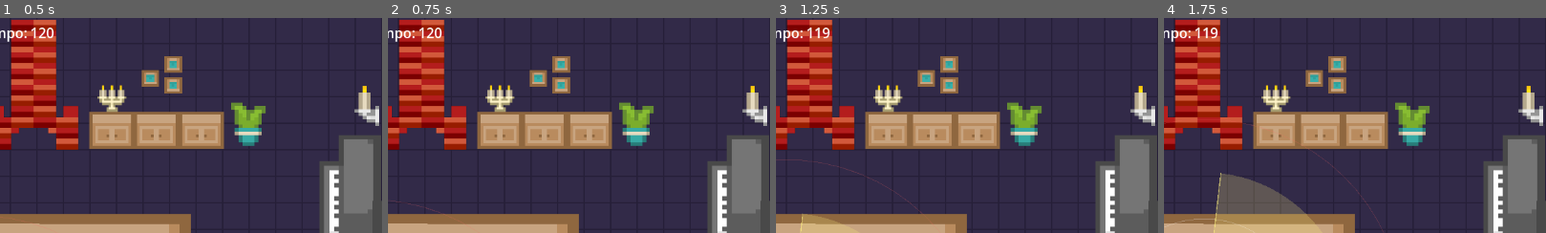
Above: before the commit, frames 1-4 (left to right).
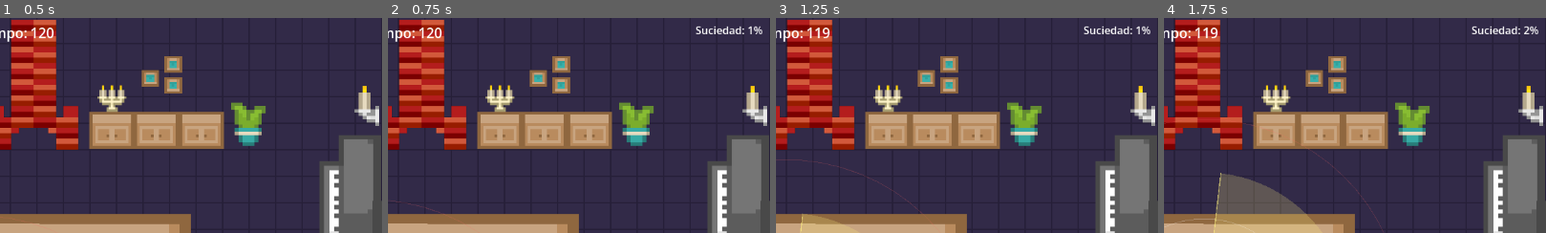
Above: after the commit, the same moments.

Repository: UNKMage/Sloppy-Spectre
Game: Godot game, scene res://nivel_1.tscn
The game is run twice, just before and just after one commit, with the same random seed, the same clock (stepped at 60 frames per second) and the same inputs. This scene is started directly instead of the project's main scene.
Inputs:
- Up to frame 1 (0.5 s): no input
- Up to frame 2 (0.75 s): hold D (right) from 0.53 s (still down); hold Space (ensuciar) from 0.53 s (still down)
- Up to frame 3 (1.25 s): keep holding D (right); keep holding Space (ensuciar)
- Up to frame 4 (1.75 s): release D (right) at 1.28 s; release Space (ensuciar) at 1.28 s; hold S (down) from 1.28 s (still down); tap Space (ensuciar) at 1.35 s
The pictures show only the part of the screen within x 47-97%, y 0-50%; the shares and areas given below are measured in that part.

Frame 1 is identical in both runs. In frame 2, 0.4% of the frame differs, in the area x 80-98%, y 3-8%; in frame 3, 0.4%; in frame 4, 0.4%.

Commit message:
feat: calculo de suciedad global en HUD para KIBO-17 y sala completa

Diff:
--- a/hud.gd
+++ b/hud.gd
@@ -1,21 +1,21 @@
 extends CanvasLayer
-# Asegúrate de que la ruta "$ProgressBar" coincida con tu nodo barra de progreso
+
 @onready var barra_pintura: ProgressBar = $ProgressBar
 @onready var label_tiempo: Label = $Label2
 @onready var label_game_over: Label = $LabelGameOver
+@onready var label_suciedad: Label = get_node_or_null("LabelSuciedad")
 
-# Tiempo total de la partida en segundos (ajústalo a lo que necesites)
 var tiempo_restante: float = 120.0
 var cronometro_activo: bool = true
 
+
 func _ready() -> void:
-	# Inicializamos el texto del cronómetro al arrancar
 	actualizar_etiqueta_tiempo()
+
 
 func _process(delta: float) -> void:
 	if not cronometro_activo:
 		return
-	# Restamos el tiempo transcurrido en este frame
 	tiempo_restante -= delta
 	if tiempo_restante <= 0.0:
 		tiempo_restante = 0.0
@@ -23,23 +23,32 @@
 		terminar_partida()
 	actualizar_etiqueta_tiempo()
 
+
 func actualizar_etiqueta_tiempo() -> void:
-	# Convertimos los segundos a formato de enteros para que se vea limpio (ej. 59, 58...)
-	# O si prefieres mostrar decimales, puedes usar: "%.1f" % tiempo_restante
 	var segundos_enteros = int(ceil(tiempo_restante))
 	label_tiempo.text = "Tiempo: " + str(segundos_enteros)
 
+
 func terminar_partida() -> void:
-	# 1. Hacemos visible el Label de Game Over
 	if label_game_over:
 		label_game_over.visible = true
-
-	# 2. Pausamos el juego por completo
 	get_tree().paused = true
 
-# Esta función será llamada cuando el personaje emita la señal
+
 func actualizar_barra_progreso(cantidad: int) -> void:
 	barra_pintura.value = float(cantidad)
 
+
 func _on_ghost_pinturas_actualizadas(cantidad_restante: int) -> void:
 	$ProgressBar.value = float(cantidad_restante)
+
+
+## Función para KIBO-17: muestra el porcentaje en enteros sin decimales
+func actualizar_porcentaje_suciedad(porcentaje: float, _actuales: int, _totales: int) -> void:
+	if label_suciedad:
+		label_suciedad.text = "Suciedad: %d%%" % int(porcentaje)
+
+
+## Si conectaste la señal con el nombre automático por defecto, redirige a la misma función
+func _on_suelo_suciedad_actualizada(porcentaje: float, celdas_sucias: int, total_celdas: int) -> void:
+	actualizar_porcentaje_suciedad(porcentaje, celdas_sucias, total_celdas)
--- a/hud.tscn
+++ b/hud.tscn
@@ -33,3 +33,9 @@
 offset_bottom = 361.0
 theme_override_font_sizes/font_size = 60
 text = "Game Over"
+
+[node name="LabelSuciedad" type="Label" parent="." unique_id=92646070]
+offset_left = 1008.0
+offset_top = 8.0
+offset_right = 1048.0
+offset_bottom = 31.0
--- a/nivel_1.tscn
+++ b/nivel_1.tscn
@@ -228,6 +228,7 @@
 
 [node name="HUD" parent="." unique_id=537810001 instance=ExtResource("4_320mp")]
 
+[connection signal="suciedad_actualizada" from="Suelo" to="HUD" method="actualizar_porcentaje_suciedad"]
 [connection signal="pinturas_actualizadas" from="ghost" to="HUD" method="_on_ghost_pinturas_actualizadas"]
 
 [editable path="Suelo"]
--- a/suelo_manager.gd
+++ b/suelo_manager.gd
@@ -1,66 +1,67 @@
 class_name SueloManager
 extends Node2D
-## SCRUM-04: pintado de celdas del TileMap con ectoplasma verde en tiempo real.
-## - CapaSuelo (TileMapLayer): suelo base limpio. Solo se lee.
-## - CapaEctoplasma (TileMapLayer): manchas. Aquí se pinta.
-## Las celdas son de 40 px, igual que TAMANO_CELDA de mancha.gd.
 
-## Se emite cuando una celda NUEVA se tiñe de ectoplasma.
+## Se emite cuando cambia la suciedad global de la habitación (para KIBO-17 y KIBO-18)
+signal suciedad_actualizada(porcentaje: float, celdas_sucias: int, total_celdas: int)
+
 signal celda_pintada(posicion_mapa: Vector2i, total_celdas_sucias: int)
-## Se emite cuando una celda se limpia.
 signal celda_limpiada(posicion_mapa: Vector2i, total_celdas_sucias: int)
 
-## ID de la fuente (atlas) en suelo_tileset.tres.
 @export var source_id: int = 0
-## Coordenadas del tile de suelo limpio dentro del atlas.
 @export var atlas_suelo: Vector2i = Vector2i(0, 0)
-## Coordenadas del tile de ectoplasma verde dentro del atlas.
 @export var atlas_ectoplasma: Vector2i = Vector2i(1, 0)
-## Tamaño (en celdas) del suelo provisional. 29x17 celdas de 40 px cubren la pantalla.
-## Solo se usa si CapaSuelo está vacía (cuando haya un mapa dibujado a mano, se ignora).
 @export var tamano_mapa: Vector2i = Vector2i(29, 17)
 
-## "Set" de celdas ya manchadas (Vector2i -> true): evita duplicar conteos
-## y no obliga a recorrer el mapa para saber cuántas hay.
+## Meta de celdas para el 100%: 120 celdas permite una progresión justa sin llenarse al instante
+@export var celdas_para_100: int = 120
+
 var _celdas_sucias: Dictionary = {}
+var _total_celdas_suelo: int = 0
 
 @onready var _capa_suelo: TileMapLayer = $CapaSuelo
 @onready var _capa_ectoplasma: TileMapLayer = $CapaEctoplasma
 
 
 func _enter_tree() -> void:
-	add_to_group("suelo")  # para que otros nodos lo encuentren sin rutas
+	add_to_group("suelo")
 
 
 func _ready() -> void:
 	if _capa_suelo.get_used_cells().is_empty():
 		_rellenar_suelo_provisional()
 
-	# Si ya hubiera manchas dibujadas a mano en el editor, se registran.
+	# Contar el total de baldosas válidas en el nivel
+	_total_celdas_suelo = _capa_suelo.get_used_cells().size()
+	if _total_celdas_suelo == 0:
+		_total_celdas_suelo = tamano_mapa.x * tamano_mapa.y
+
+	# Registrar si ya existían manchas previas
 	for celda: Vector2i in _capa_ectoplasma.get_used_cells():
 		_celdas_sucias[celda] = true
 
+	# Emitir estado inicial (0%)
+	_actualizar_porcentaje_global()
 
-## Pinta ectoplasma en la posición global recibida.
-## radio 0 = una celda, radio 1 = área de ~3x3.
-## Devuelve cuántas celdas NUEVAS se mancharon.
+
 func pintar(pos_global: Vector2, radio: int = 0) -> int:
 	var centro: Vector2i = _capa_suelo.local_to_map(_capa_suelo.to_local(pos_global))
 	var nuevas := 0
 	for dx in range(-radio, radio + 1):
 		for dy in range(-radio, radio + 1):
 			if dx * dx + dy * dy > radio * radio + radio:
-				continue  # recorta esquinas para un pincel redondeado
+				continue
 			if _pintar_celda(centro + Vector2i(dx, dy)):
 				nuevas += 1
+
+	if nuevas > 0:
+		_actualizar_porcentaje_global()
+
 	return nuevas
 
 
 func _pintar_celda(celda: Vector2i) -> bool:
-	# Ya estaba sucia: no repintar ni contar de nuevo.
 	if _celdas_sucias.has(celda):
 		return false
-	# Solo se mancha donde hay suelo (no fuera del mapa).
 	if _capa_suelo.get_cell_source_id(celda) == -1:
 		return false
 
@@ -70,13 +71,36 @@
 	return true
 
 
+func limpiar(pos_global: Vector2) -> void:
+	var capa = $CapaEctoplasma
+	var pos_local = capa.to_local(pos_global)
+	var pos_mapa = capa.local_to_map(pos_local)
+
+	if _celdas_sucias.has(pos_mapa):
+		_celdas_sucias.erase(pos_mapa)
+		capa.erase_cell(pos_mapa)
+		celda_limpiada.emit(pos_mapa, _celdas_sucias.size())
+		_actualizar_porcentaje_global()
+
+
+## Cálculo optimizado: proporcional a la meta y sin decimales
+func _actualizar_porcentaje_global() -> void:
+	if celdas_para_100 <= 0:
+		return
+
+	var celdas_actuales := _celdas_sucias.size()
+	var porcentaje_calculado := (float(celdas_actuales) / float(celdas_para_100)) * 100.0
+	var porcentaje_entero := int(clampf(round(porcentaje_calculado), 0.0, 100.0))
+
+	suciedad_actualizada.emit(float(porcentaje_entero), celdas_actuales, celdas_para_100)
+
+
 func _rellenar_suelo_provisional() -> void:
 	for x in tamano_mapa.x:
 		for y in tamano_mapa.y:
 			_capa_suelo.set_cell(Vector2i(x, y), source_id, atlas_suelo)
 
 
-## Devuelve la posición global del centro de la celda sucia más cercana, o null si está todo limpio.
 func obtener_posicion_sucia_mas_cercana(origen_global: Vector2) -> Variant:
 	if _celdas_sucias.is_empty():
 		return null
@@ -87,7 +111,6 @@
 	var celda_mas_cercana: Vector2i
 	var distancia_minima = INF
 
-	# Buscamos iterando las celdas sucias registradas
 	for celda in _celdas_sucias.keys():
 		var dist = Vector2(pos_mapa_origen).distance_squared_to(Vector2(celda))
 		if dist < distancia_minima:
@@ -96,15 +119,3 @@
 
 	var pos_local = capa.map_to_local(celda_mas_cercana)
 	return capa.to_global(pos_local)
-
-
-## Borra el ectoplasma de la coordenada global dada y lo quita del registro.
-func limpiar(pos_global: Vector2) -> void:
-	var capa = $CapaEctoplasma
-	var pos_local = capa.to_local(pos_global)
-	var pos_mapa = capa.local_to_map(pos_local)
-
-	if _celdas_sucias.has(pos_mapa):
-		_celdas_sucias.erase(pos_mapa)
-		capa.erase_cell(pos_mapa)
-		celda_limpiada.emit(pos_mapa, _celdas_sucias.size())
